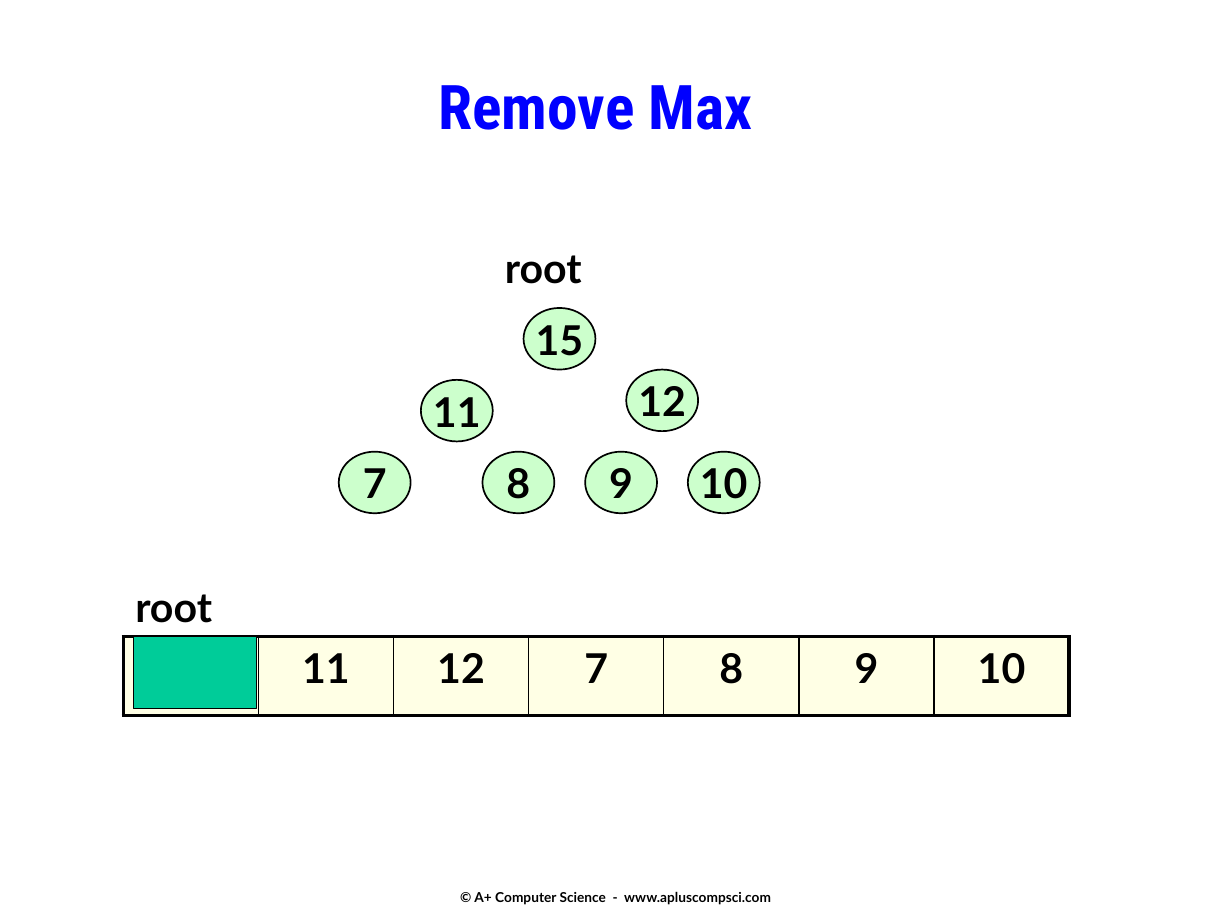
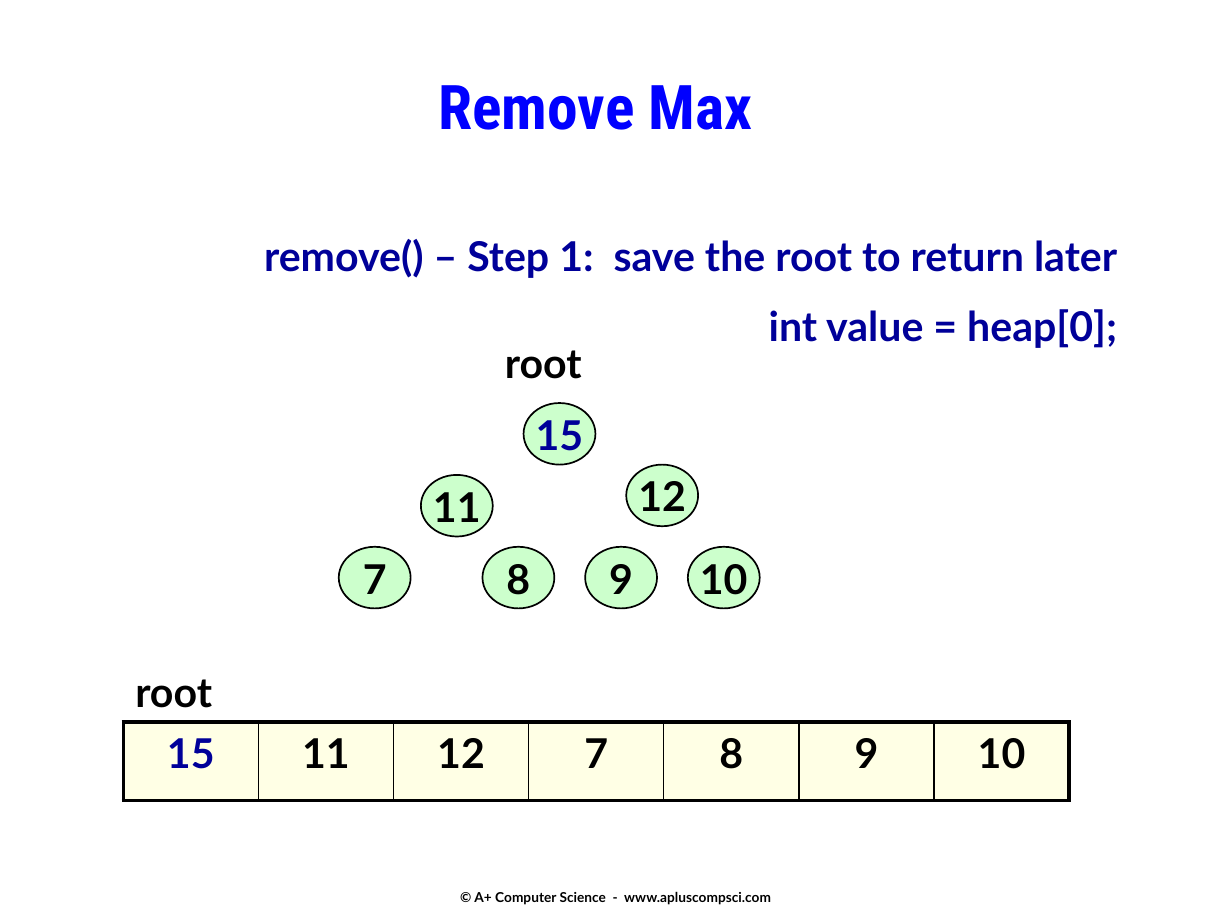
Before and after one commit to Cy-FairCS/cs3, a slide deck: slide 24 of u08c_heaps/notes/_a.heaps.pptx (slide 23 before the commit). Drawn at 1232x924 pixels with LibreOffice and Linux fonts; fonts in the diff are those of the drawing. Boxes give left, top, right and bottom in pixels: in the first picture for what was removed or moved away, otherwise in the second. Text is boxed around its words. In the diff, an @@ line names an element or a change of style, - is before the commit and + after.

```diff
--- a/u08c_heaps/notes/_a.heaps.pptx
+++ b/u08c_heaps/notes/_a.heaps.pptx
@@ text added at (x1=264, y1=239, x2=1117, y2=348), 24 pt, text #000099, bold @@
+remove() – Step 1: save the root to return later
+int value = heap[0];
@@ ellipse "15" at (x1=524, y1=403, x2=595, y2=464): text colour #000000 to #000099 @@
@@ 7 ellipses, 1 text moved together from (x1=339, y1=255, x2=759, y2=514) to (x1=339, y1=350, x2=759, y2=609) @@
@@ rectangle removed at (x1=133, y1=637, x2=256, y2=708) @@
@@ text "root" moved from (x1=135, y1=594, x2=212, y2=623) to (x1=135, y1=679, x2=212, y2=708) @@
@@ table moved from (x1=123, y1=637, x2=1072, y2=716) to (x1=123, y1=722, x2=1072, y2=801) @@
@@ table at (x1=123, y1=722, x2=1072, y2=801) @@
@@ text colour #000000 to #000099 in "15" @@
```
Also in this commit, not shown: 7 other slides changed, 3 slides added, 48 other files.
